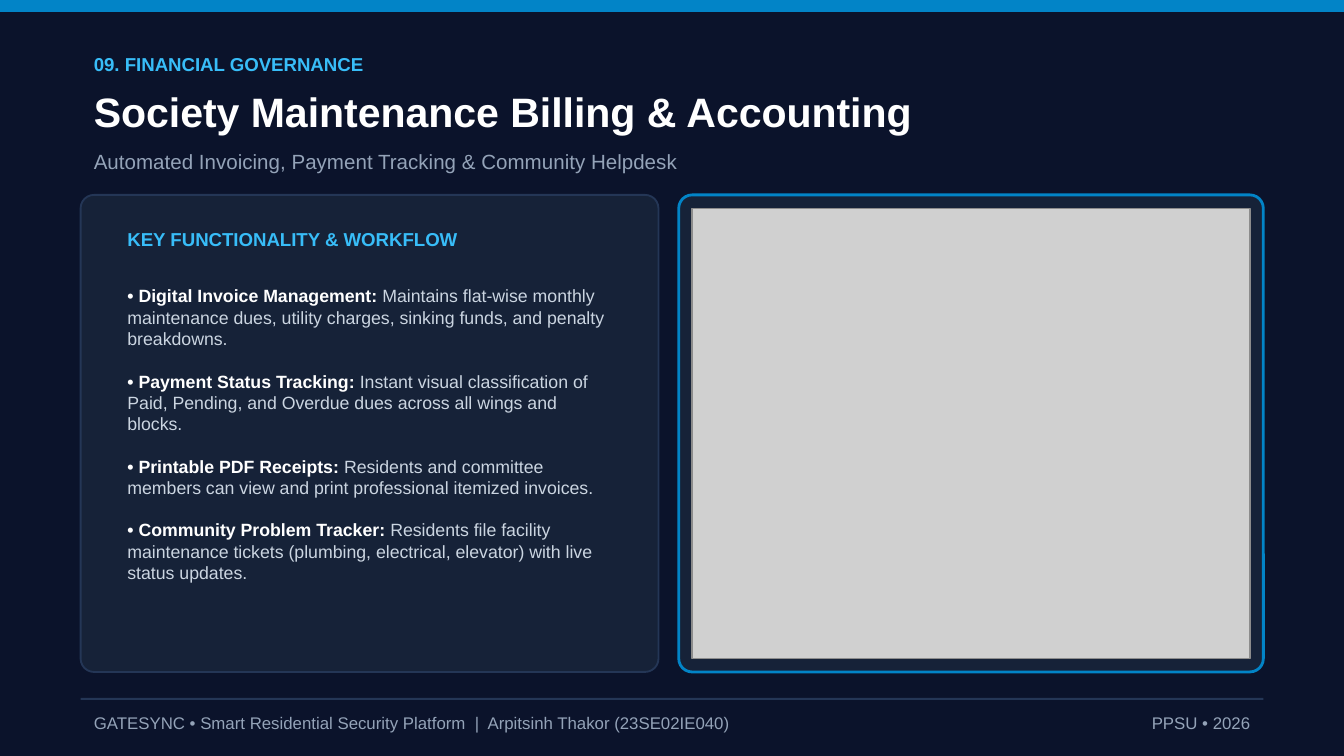
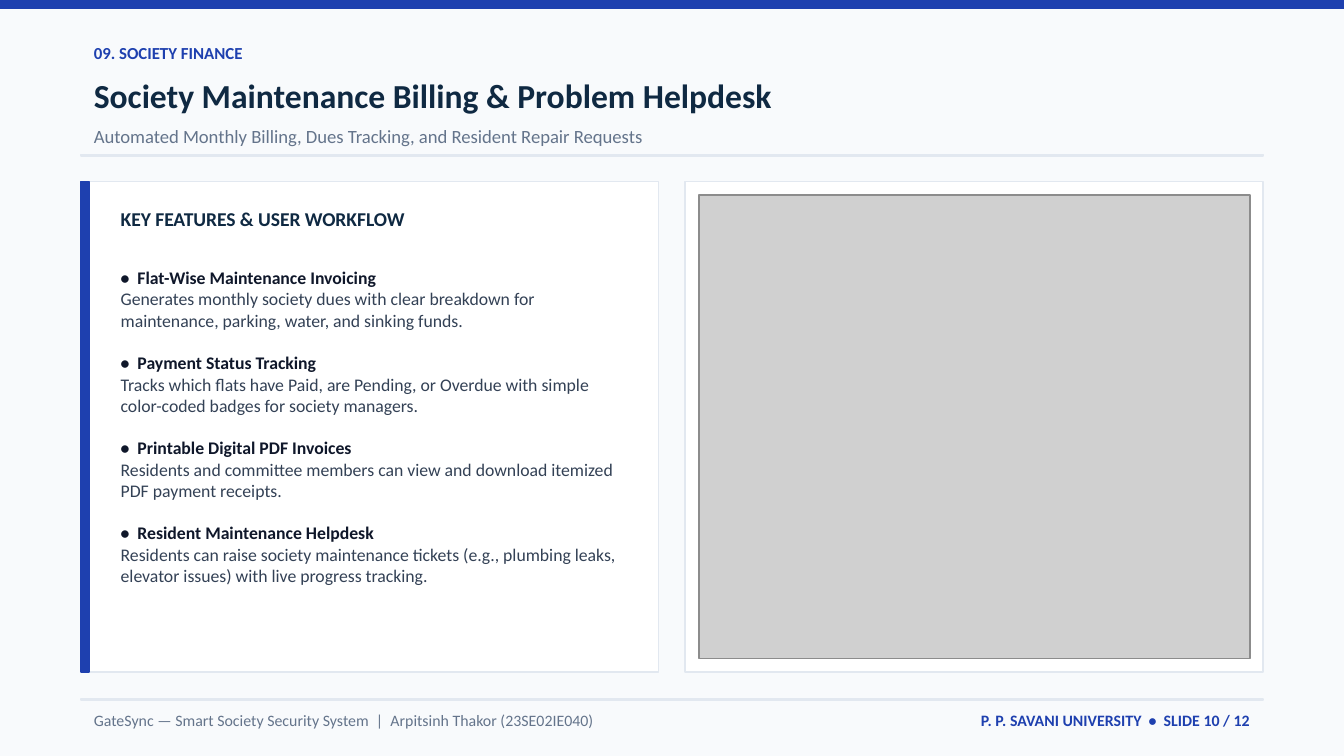
Before and after one commit to arpitthakor28/sms1, a slide deck: slide 10 of GateSync_Project_Presentation.pptx. Drawn at 1344x756 pixels with LibreOffice and Linux fonts; fonts in the diff are those of the drawing; grey boxes stand for pictures. Boxes give left, top, right and bottom in pixels: in the first picture for what was removed or moved away, otherwise in the second. Text is boxed around its words. In the diff, an @@ line names an element or a change of style, - is before the commit and + after.

Commit message:
Update presentation: human-made cold executive theme, B.Tech IT&E, valid PPTX and PDF

```diff
--- a/GateSync_Project_Presentation.pptx
+++ b/GateSync_Project_Presentation.pptx
@@ background #0B132B to #F8FAFC @@
@@ rectangle at bbox=[0, 0, 1344, 8]: fill #0284C7 to #1E40AF; outline #0284C7 1 pt to #1E40AF 1 pt @@
@@ text at bbox=[94, 48, 243, 59]: text changed; size 10 to 9 pt; font Arial to Calibri; text colour #38BDF8 to #1E40AF @@
-09. FINANCIAL GOVERNANCE
+09. SOCIETY FINANCE
@@ text at bbox=[94, 84, 772, 114]: text changed; size 22 to 18 pt; font Arial to Calibri; text colour #FFFFFF to #0F2942 @@
-Society Maintenance Billing & Accounting
+Society Maintenance Billing & Problem Helpdesk
@@ text at bbox=[94, 130, 642, 146]: text changed; size 11 to 10 pt; font Arial to Calibri; text colour #94A3B8 to #64748B @@
-Automated Invoicing, Payment Tracking & Community Helpdesk
+Automated Monthly Billing, Dues Tracking, and Resident Repair Requests
@@ rectangle added at bbox=[81, 155, 1263, 156], fill #E2E8F0, outline #E2E8F0 1 pt @@
@@ rounded rectangle removed at bbox=[81, 195, 659, 672] @@
@@ rectangle added at bbox=[81, 181, 659, 672], fill #FFFFFF, outline #E2E8F0 1 pt @@
@@ rectangle added at bbox=[81, 181, 89, 672], fill #1E40AF, outline #1E40AF 1 pt @@
@@ rounded rectangle removed at bbox=[679, 195, 1263, 672] @@
@@ rectangle added at bbox=[685, 181, 1263, 672], fill #FFFFFF, outline #E2E8F0 1 pt @@
@@ picture: place and size @@
-picture at bbox=[692, 208, 1250, 659]
+picture at bbox=[699, 195, 1250, 659]
@@ text at bbox=[121, 213, 405, 226]: text changed; size 10 to 10.5 pt; font Arial to Calibri; text colour #38BDF8 to #0F2942 @@
-KEY FUNCTIONALITY & WORKFLOW
+KEY FEATURES & USER WORKFLOW
@@ text at bbox=[121, 271, 616, 585]: text changed; font Arial to Calibri; text colour #CBD5E1 to #334155 @@
-• Digital Invoice Management: Maintains flat-wise monthly maintenance dues, utility charges, sinking funds, and penalty breakdowns.
-• Payment Status Tracking: Instant visual classification of Paid, Pending, and Overdue dues across all wings and blocks.
-• Printable PDF Receipts: Residents and committee members can view and print professional itemized invoices.
-• Community Problem Tracker: Residents file facility maintenance tickets (plumbing, electrical, elevator) with live status updates.
+• Flat-Wise Maintenance Invoicing
+Generates monthly society dues with clear breakdown for maintenance, parking, water, and sinking funds.
+• Payment Status Tracking
+Tracks which flats have Paid, are Pending, or Overdue with simple color-coded badges for society managers.
+• Printable Digital PDF Invoices
+Residents and committee members can view and download itemized PDF payment receipts.
+• Resident Maintenance Helpdesk
+Residents can raise society maintenance tickets (e.g., plumbing leaks, elevator issues) with live progress tracking.
@@ line removed from (81, 699) to (1263, 699) @@
@@ rectangle added at bbox=[81, 699, 1263, 700], fill #E2E8F0, outline #E2E8F0 1 pt @@
@@ text at bbox=[94, 714, 593, 729]: text changed; size 9 to 8.5 pt; font Arial to Calibri; text colour #94A3B8 to #64748B @@
-GATESYNC • Smart Residential Security Platform | Arpitsinh Thakor (23SE02IE040)
+GateSync — Smart Society Security System | Arpitsinh Thakor (23SE02IE040)
@@ text added at bbox=[981, 715, 1250, 726], 8.5 pt, text #1E40AF, bold @@
+P. P. SAVANI UNIVERSITY • SLIDE 10 / 12
@@ text removed at bbox=[1152, 717, 1250, 729] @@
-PPSU • 2026
```
Also in this commit, not shown: 4 other slides changed, 7 slides added, 7 slides removed, 7 other files.
